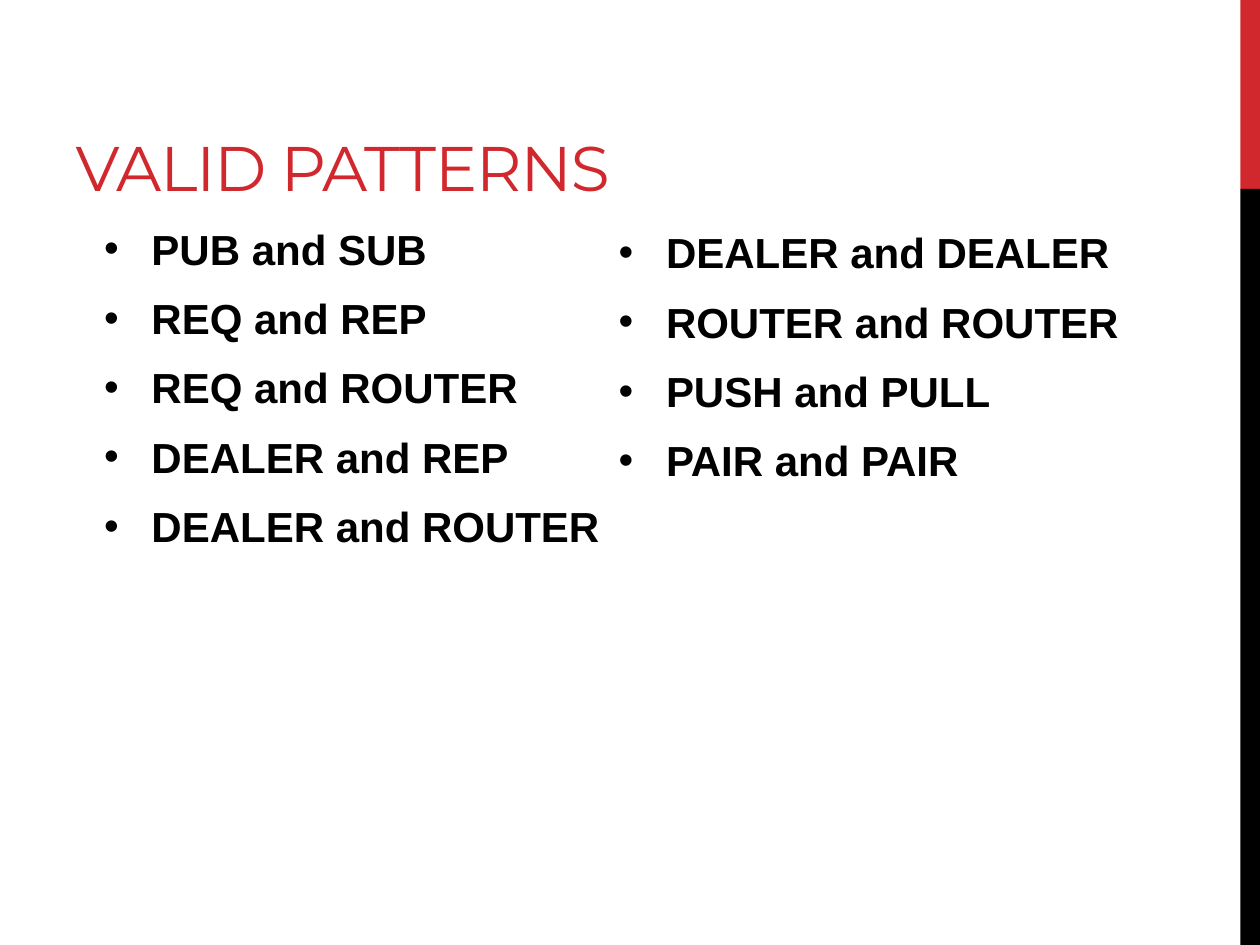
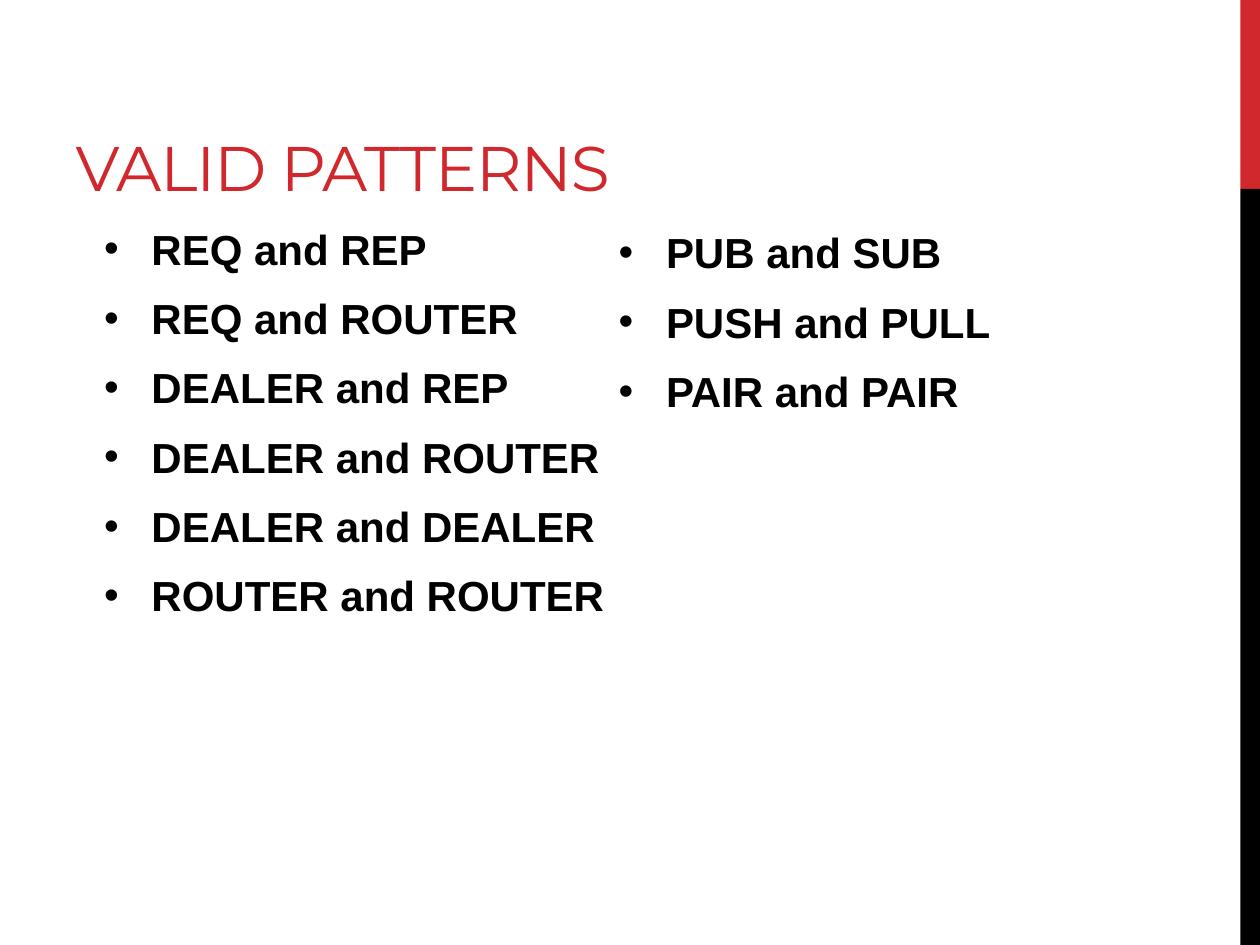
Before and after one commit to RyanHauert/presentations-zeromq, a slide deck: slide 6 of Presentation/ZeroMQ.pptx (slide 5 before the commit). Drawn at 1260x945 pixels with LibreOffice and Linux fonts; fonts in the diff are those of the drawing. Boxes give left, top, right and bottom in pixels: in the first picture for what was removed or moved away, otherwise in the second. Text is boxed around its words. In the diff, an @@ line names an element or a change of style, - is before the commit and + after.

```diff
--- a/Presentation/ZeroMQ.pptx
+++ b/Presentation/ZeroMQ.pptx
@@ text at [151,234,427,266]: paragraph removed @@
-• PUB and SUB
@@ text at [666,237,942,269]: text changed @@
-• DEALER and DEALER
-• ROUTER and ROUTER
+• PUB and SUB
@@ text at [151,511,604,612]: paragraphs added @@
+• DEALER and DEALER
+• ROUTER and ROUTER
```
Also in this commit, not shown: 3 other slides changed, 1 slide added, 4 other files.
